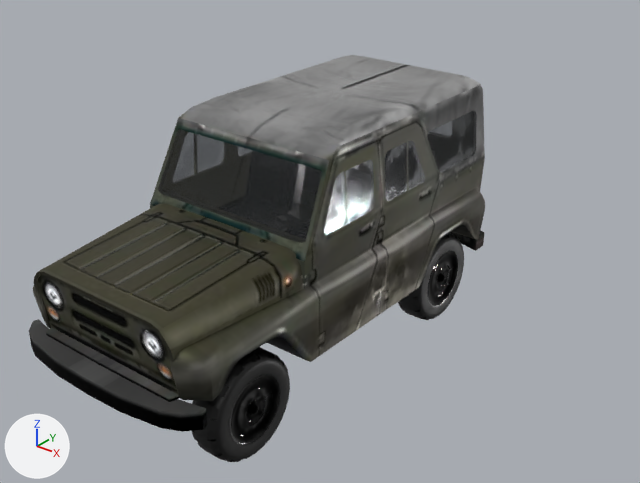
Before and after pictures for a commit that changed the glTF model apps/web/public/models/vehicles.glb.
Both versions are drawn from a 50 mm lens placed at (444.0, -629.0, 329.0), pointed at (0.0, -74.0, -15.0). Arrows for +X, +Y and +Z are at lower left; the lights stay in place. The first picture is the older version. Where no turn or scale is listed for an object, it has been applied to the vertices.

Names of what the first picture shows: 'Body_UAZ-469_0', 'Glass_Glass_0', 'wheel.001_UAZ-469_0', 'wheel_UAZ-469_0'.
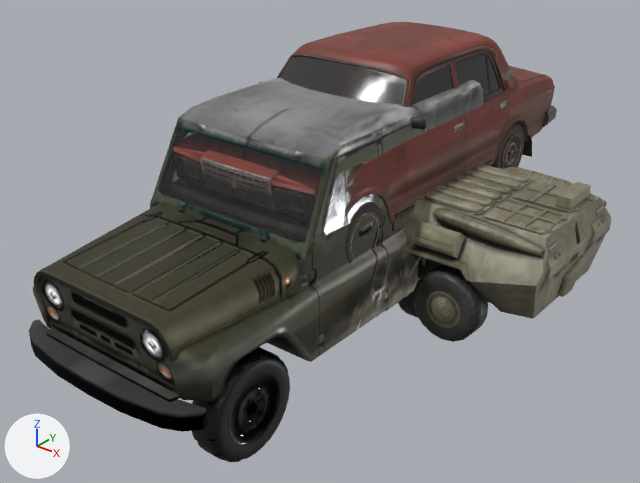
Where the change shows, as pixel boxes [x1, y1, x2, y2] in the pictures (640 x 483 px):
'Object_4.001', added
    after: [399, 164, 611, 319]
'Car_CarBody_0', added (brown)
    after: [173, 22, 557, 224]
'Car_Windows_0', added
    after: [279, 55, 500, 106]
'Object_5', added
    after: [385, 265, 488, 342]
'Car_Details_0', added (mostly hidden)
    after: [181, 70, 552, 231]
'Car_Bottom_0', added (mostly hidden)
    after: [345, 122, 524, 263]
'Object_6', added (mostly hidden)
    after: [550, 208, 604, 255]
'wheel.001_UAZ-469_0', unchanged, covered by the edit
    before: [398, 233, 464, 320]
    after: [398, 292, 418, 318]

The change, as a diff of the scene's bpy script:
```diff
--- a/apps/web/public/models/vehicles.glb.py
+++ b/apps/web/public/models/vehicles.glb.py
@@ mat_carbody @@
+mat_carbody = bpy.data.materials.new('CarBody')
+# uses the picture img_image_28
+# uses the picture img_image_29
+# uses the picture img_image_30
@@ mat_details @@
+mat_details = bpy.data.materials.new('Details')
+# uses the picture img_image_25
+# uses the picture img_image_26
+# uses the picture img_image_27
@@ mat_windows @@
+mat_windows = bpy.data.materials.new('Windows')
+# uses the picture img_image_22
+# uses the picture img_image_23
+# uses the picture img_image_24
@@ mat_bottom @@
+mat_bottom = bpy.data.materials.new('Bottom')
+# uses the picture img_image_19
+# uses the picture img_image_20
+# uses the picture img_image_21
@@ ob_object_6 @@
+ob_object_6 = bpy.data.objects.new('Object_6', me_object_2)  # 68 vertices, 54 faces; spans x -180.0..180.0, y -70.0..70.0, z -12.0..12.0; in mat_lights (picture img_image_39)
+ob_object_6.location = (24.7, 0.0, 24.0)
@@ ob_object_5 @@
+ob_object_5 = bpy.data.objects.new('Object_5', me_object_1)  # 558 vertices, 1068 faces; spans x -153.0..153.0, y -78.0..78.0, z -31.0..31.0; in mat_wheel (picture img_image_38)
+ob_object_5.location = (7.9, 0.0, -33.9)
@@ ob_object_4_001 @@
+ob_object_4_001 = bpy.data.objects.new('Object_4.001', me_object_0_001)  # 3757 vertices, 5875 faces; spans x -210.0..210.0, y -81.0..81.0, z -64.0..64.0; in mat_body (picture img_image_37)
+ob_object_4_001.location = (0.0, 0.0, 0.0)
@@ ob_car_carbody_0 @@
+ob_car_carbody_0 = bpy.data.objects.new('Car_CarBody_0', me_car_carbody_0)  # 2261 vertices, 4117 faces; spans x -85.0..85.0, y -208.0..208.0, z -59.0..59.0
+ob_car_carbody_0.location = (0.0, 25.3, 89.2)
@@ ob_car_details_0 @@
+ob_car_details_0 = bpy.data.objects.new('Car_Details_0', me_car_details_0)  # 2503 vertices, 3618 faces; spans x -89.0..89.0, y -206.0..206.0, z -48.0..48.0
+ob_car_details_0.location = (0.0, 22.3, 62.8)
@@ ob_car_windows_0 @@
+ob_car_windows_0 = bpy.data.objects.new('Car_Windows_0', me_car_windows_0)  # 134 vertices, 168 faces; spans x -75.0..75.0, y -115.0..115.0, z -22.0..22.0
+ob_car_windows_0.location = (0.0, 39.5, 118.4)
@@ ob_car_bottom_0 @@
+ob_car_bottom_0 = bpy.data.objects.new('Car_Bottom_0', me_car_bottom_0)  # 5917 vertices, 10722 faces; spans x -83.0..83.0, y -187.0..187.0, z -31.0..31.0
+ob_car_bottom_0.location = (0.0, 35.0, 31.1)
```
